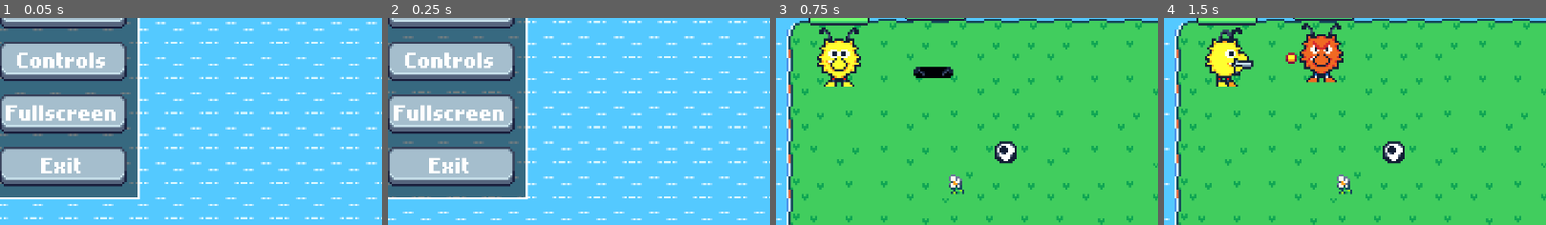
Above: before the commit, frames 1-4 (left to right).
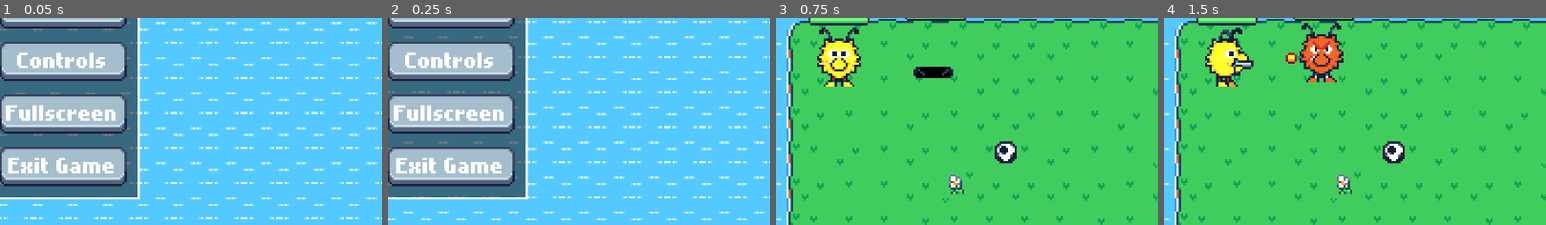
Above: after the commit, the same moments.

Repository: BonnGameDevKurs/gamedevgame
Game: Godot game, scene res://menus/start_menu/start_menu.tscn
Two runs of this game, one before a commit and one after it. Both use one fixed random seed, a clock stepped at 60 frames per second and the inputs below.
Inputs:
- Up to frame 1 (0.05 s): no input
- Up to frame 2 (0.25 s): no input
- Up to frame 3 (0.75 s): click "Start" at 0.5 s
- Up to frame 4 (1.5 s): hold Right (fire_right) from 1.28 s (still down); tap Space (ability) at 1.35 s
The pictures show only the part of the screen within x 42-92%, y 33-83%; the shares and areas given below are measured in that part.

The runs differ from the first frame. In frame 1, 1.1% of the frame differs, in the area x 2-30%, y 67-76%; in frame 2, 1.1%; in frame 3, nothing differs; in frame 4, nothing differs.

Commit message:
Add back button in pause menu

Diff:
--- a/menus/options_menu/OptionsMenu.tscn
+++ b/menus/pause_menu/PauseMenu.tscn
@@ -1,6 +1,6 @@
 [gd_scene load_steps=7 format=3 uid="uid://bbdfgudxbjle5"]
 
-[ext_resource type="Script" uid="uid://cldmwib113sm3" path="res://menus/options_menu/options_menu.gd" id="1_kv6tk"]
+[ext_resource type="Script" uid="uid://cldmwib113sm3" path="res://menus/pause_menu/pause_menu.gd" id="1_kv6tk"]
 [ext_resource type="PackedScene" uid="uid://oxf1q5fue6eu" path="res://misc/custom_button/custom_button.tscn" id="2_ftwbq"]
 [ext_resource type="Script" uid="uid://bmsvujjtyt73y" path="res://menus/button_scripts/exit_button.gd" id="3_378i5"]
 [ext_resource type="Script" uid="uid://7nblh0fnn86q" path="res://menus/button_scripts/fullscreen_button.gd" id="3_shqvc"]
@@ -16,7 +16,7 @@
 	get_tree().call_deferred(\"change_scene_to_file\", \"res://menus/start_menu/start_menu.tscn\")
 "
 
-[node name="OptionsLayer" type="CanvasLayer"]
+[node name="PauseLayer" type="CanvasLayer"]
 process_mode = 3
 layer = 5
 visible = false
@@ -46,6 +46,10 @@
 [node name="Menu" type="VBoxContainer" parent="PanelContainer/CenterContainer/PanelContainer/MarginContainer"]
 layout_mode = 2
 
+[node name="BackButton" parent="PanelContainer/CenterContainer/PanelContainer/MarginContainer/Menu" instance=ExtResource("2_ftwbq")]
+layout_mode = 2
+text = "Back"
+
 [node name="MainMenuButton" parent="PanelContainer/CenterContainer/PanelContainer/MarginContainer/Menu" instance=ExtResource("2_ftwbq")]
 layout_mode = 2
 script = SubResource("GDScript_shqvc")
@@ -58,8 +62,9 @@
 [node name="ExitButton" parent="PanelContainer/CenterContainer/PanelContainer/MarginContainer/Menu" instance=ExtResource("2_ftwbq")]
 layout_mode = 2
 script = ExtResource("3_378i5")
-text = "Exit"
+text = "Exit Game"
 
+[connection signal="pressed" from="PanelContainer/CenterContainer/PanelContainer/MarginContainer/Menu/BackButton" to="." method="toggle"]
 [connection signal="pressed" from="PanelContainer/CenterContainer/PanelContainer/MarginContainer/Menu/MainMenuButton" to="PanelContainer/CenterContainer/PanelContainer/MarginContainer/Menu/MainMenuButton" method="_on_pressed"]
 [connection signal="pressed" from="PanelContainer/CenterContainer/PanelContainer/MarginContainer/Menu/FullscreenButton" to="PanelContainer/CenterContainer/PanelContainer/MarginContainer/Menu/FullscreenButton" method="_on_pressed"]
 [connection signal="pressed" from="PanelContainer/CenterContainer/PanelContainer/MarginContainer/Menu/ExitButton" to="PanelContainer/CenterContainer/PanelContainer/MarginContainer/Menu/ExitButton" method="_on_pressed"]
--- a/menus/start_menu/start_menu.tscn
+++ b/menus/start_menu/start_menu.tscn
@@ -136,7 +136,7 @@
 [node name="ExitButton" parent="CanvasLayer/CenterContainer/PanelContainer/MarginContainer/Menu" instance=ExtResource("6_g3ifd")]
 layout_mode = 2
 script = ExtResource("7_w37o8")
-text = "Exit"
+text = "Exit Game"
 
 [connection signal="pressed" from="CanvasLayer/CenterContainer/PanelContainer/MarginContainer/Menu/StartButton" to="CanvasLayer/CenterContainer/PanelContainer/MarginContainer/Menu/StartButton" method="_on_pressed"]
 [connection signal="pressed" from="CanvasLayer/CenterContainer/PanelContainer/MarginContainer/Menu/FullscreenButton" to="CanvasLayer/CenterContainer/PanelContainer/MarginContainer/Menu/FullscreenButton" method="_on_pressed"]
--- a/scenes/main.tscn
+++ b/scenes/main.tscn
@@ -11,7 +11,7 @@
 [ext_resource type="Texture2D" uid="uid://cfchqeyg1vtjv" path="res://assets/ui/manabar-bg.png" id="8_ya4ey"]
 [ext_resource type="PackedScene" uid="uid://nvsa1hfsclia" path="res://characters/enemy/enemy.tscn" id="9_85g3d"]
 [ext_resource type="Texture2D" uid="uid://e7wh4qmjrdx5" path="res://assets/ui/manabar.png" id="9_eb6dy"]
-[ext_resource type="PackedScene" uid="uid://bbdfgudxbjle5" path="res://menus/options_menu/OptionsMenu.tscn" id="12_eb6dy"]
+[ext_resource type="PackedScene" uid="uid://bbdfgudxbjle5" path="res://menus/pause_menu/PauseMenu.tscn" id="12_eb6dy"]
 
 [node name="Main" type="Node2D"]
 y_sort_enabled = true
Renamed: menus/options_menu/options_menu.gd -> menus/pause_menu/pause_menu.gd
Renamed: menus/options_menu/options_menu.gd.uid -> menus/pause_menu/pause_menu.gd.uid
